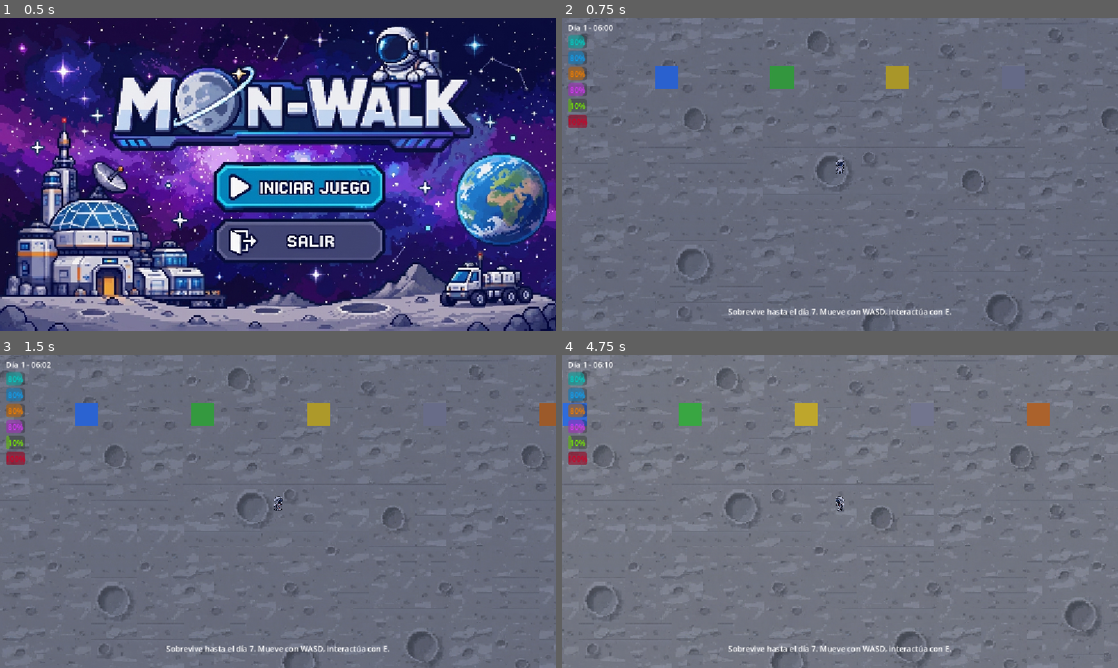
Above: before the commit, frames 1-4 (two rows, left to right).
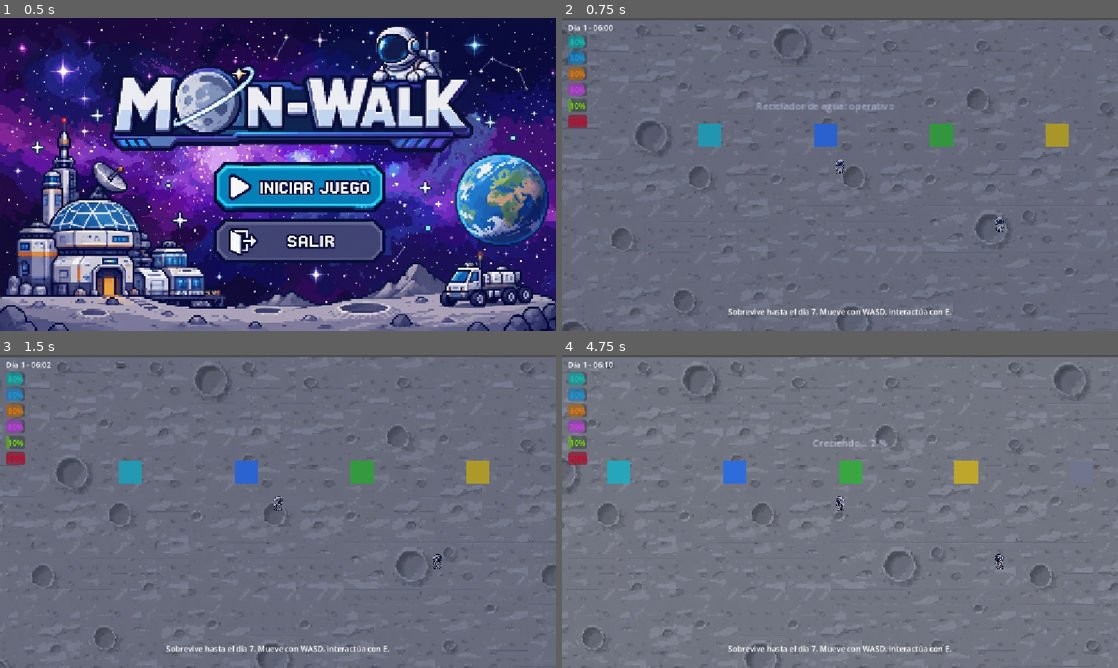
Above: after the commit, the same moments.

Repository: hex877b47/Moon-Walk
Game: Godot game, scene res://main_menu.tscn
Two runs of this game, one before a commit and one after it. Both use one fixed random seed, a clock stepped at 60 frames per second and the inputs below.
Inputs (mouse positions are in pixels of both pictures, inside the frame that each line leads up to):
- Up to frame 1 (0.5 s): no input
- Up to frame 2 (0.75 s): click (862, 187) at 0.5 s
- Up to frame 3 (1.5 s): tap Enter (ui_accept) at 1.25 s; hold D (move_right) from 1.28 s (still down); hold E (interact) from 1.28 s (still down)
- Up to frame 4 (4.75 s): tap Enter (ui_accept) at 1.52, 2.27, 3.77, 4.52 s; release D (move_right) at 2.03 s; release E (interact) at 2.03 s; hold S (move_down) 2.03-2.78 s; tap E (interact) at 2.1, 3.6 s; hold D (move_right) 2.78-3.53 s; hold E (interact) 2.78-3.53 s; hold W (move_up) 3.53-4.28 s; hold A (move_left) from 4.28 s (still down); hold E (interact) from 4.28 s (still down)

Frame 1 is identical in both runs. In frame 2, 7.3% of the frame differs, in the area x 0-100%, y 0-100%; in frame 3, 7.3%; in frame 4, 8.3%.

Commit message:
escenario con colisiones

Diff:
--- a/esenario1.tscn
+++ b/esenario1.tscn
@@ -9,6 +9,8 @@
 [ext_resource type="Texture2D" uid="uid://duwjof564b2l4" path="res://moon base/B-7.png" id="7_htal3"]
 [ext_resource type="Texture2D" uid="uid://dym5f6pkdtbnn" path="res://moon base/B-8.png" id="8_kkb67"]
 [ext_resource type="Texture2D" uid="uid://dyh2o5f0cuoc7" path="res://moon base/B-9.png" id="9_l7jjy"]
+[ext_resource type="PackedScene" uid="uid://bktsknm7ksu1x" path="res://player.tscn" id="10_d0ce3"]
+[ext_resource type="PackedScene" uid="uid://djcxp84gnqkom" path="res://Rock.tscn" id="11_yuny3"]
 
 [sub_resource type="TileSetAtlasSource" id="TileSetAtlasSource_sse2m"]
 texture = ExtResource("1_1liap")
@@ -17810,24 +17812,27 @@
 tile_map_data = PackedByteArray("AAAAAAAABQAAABIAAAAAAAEABQAAABMAAAAAAAIABQAAABQAAAAAAAMABQAAABUAAAAAAAQABQAAABYAAAAAAA …(47184 unchanged characters)…
 tile_set = SubResource("TileSet_3nda5")
 
-[node name="Area2D" type="Area2D" parent="TileMapLayer" unique_id=549026730]
+[node name="Area2D" type="StaticBody2D" parent="TileMapLayer" unique_id=1819377374]
 
 [node name="CollisionShape2D" type="CollisionShape2D" parent="TileMapLayer/Area2D" unique_id=1937764774]
-position = Vector2(-9.628768, 335.99426)
+position = Vector2(-9.628768, 335.99432)
 shape = SubResource("RectangleShape2D_rkmpe")
-disabled = true
 
 [node name="CollisionShape2D2" type="CollisionShape2D" parent="TileMapLayer/Area2D" unique_id=1110811941]
 position = Vector2(580.9324, 661.24207)
 shape = SubResource("RectangleShape2D_bgro3")
-disabled = true
 
 [node name="CollisionShape2D3" type="CollisionShape2D" parent="TileMapLayer/Area2D" unique_id=2042579590]
-position = Vector2(577.0009, -9.750664)
+position = Vector2(577.0009, -9.750666)
 shape = SubResource("RectangleShape2D_ouo6w")
-disabled = true
 
 [node name="CollisionShape2D4" type="CollisionShape2D" parent="TileMapLayer/Area2D" unique_id=620995946]
-position = Vector2(1162.7739, 324.0623)
+position = Vector2(1162.7739, 324.06235)
 shape = SubResource("RectangleShape2D_560fu")
-disabled = true
+
+[node name="Player" parent="." unique_id=1423148312 instance=ExtResource("10_d0ce3")]
+position = Vector2(315, 160)
+disable_mode = 2
+
+[node name="Node2D" parent="." unique_id=647713153 instance=ExtResource("11_yuny3")]
+position = Vector2(659, 252)
